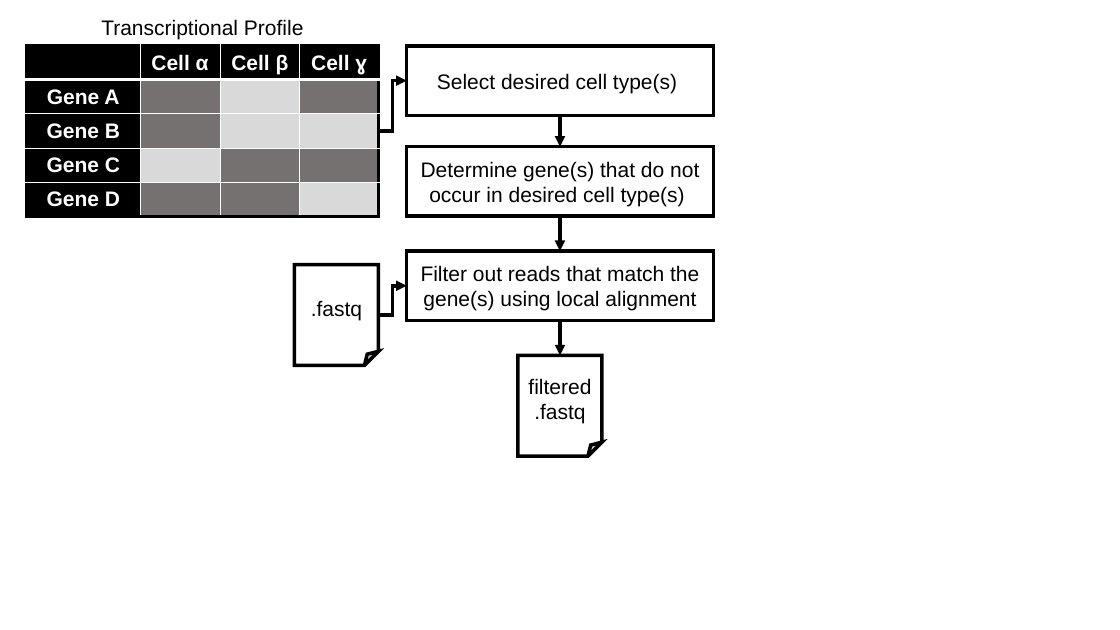
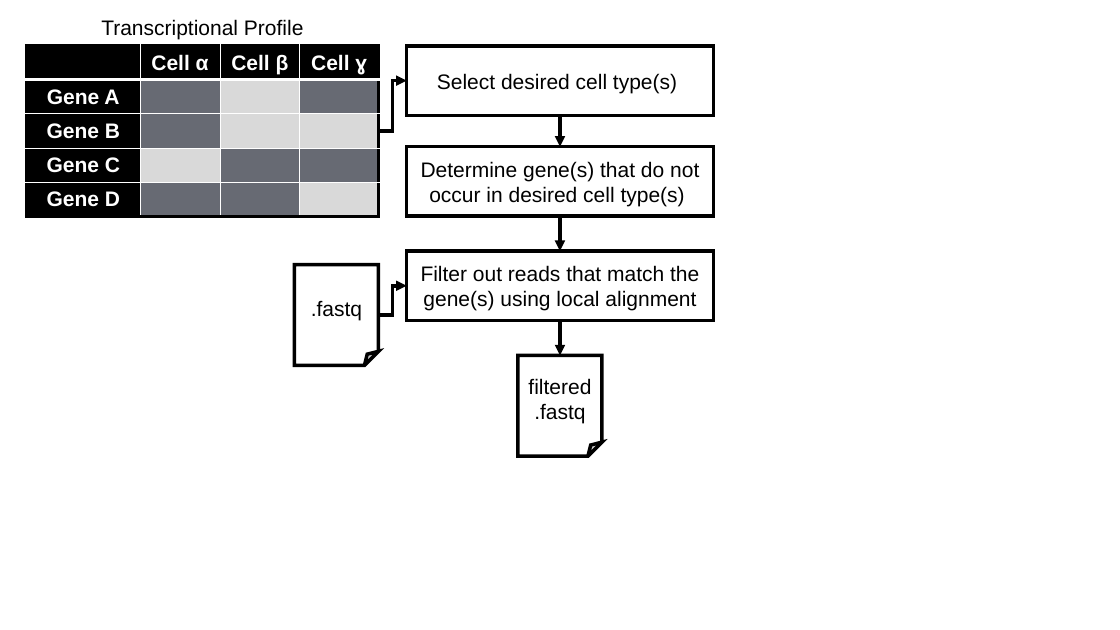
Before and after one commit to colbyford/cytosieve, a slide deck: slide 1 of img/figures.pptx. Drawn at 1120x630 pixels with LibreOffice and Linux fonts; fonts in the diff are those of the drawing. Boxes give left, top, right and bottom in pixels: in the first picture for what was removed or moved away, otherwise in the second. Text is boxed around its words. In the diff, an @@ line names an element or a change of style, - is before the commit and + after.

```diff
--- a/img/figures.pptx
+++ b/img/figures.pptx
@@ table at [26, 46, 378, 217] @@
@@ fill #767171 to #676A73 in 7 cells @@
```
Also in this commit, not shown: 1 slide added, 1 other file.
